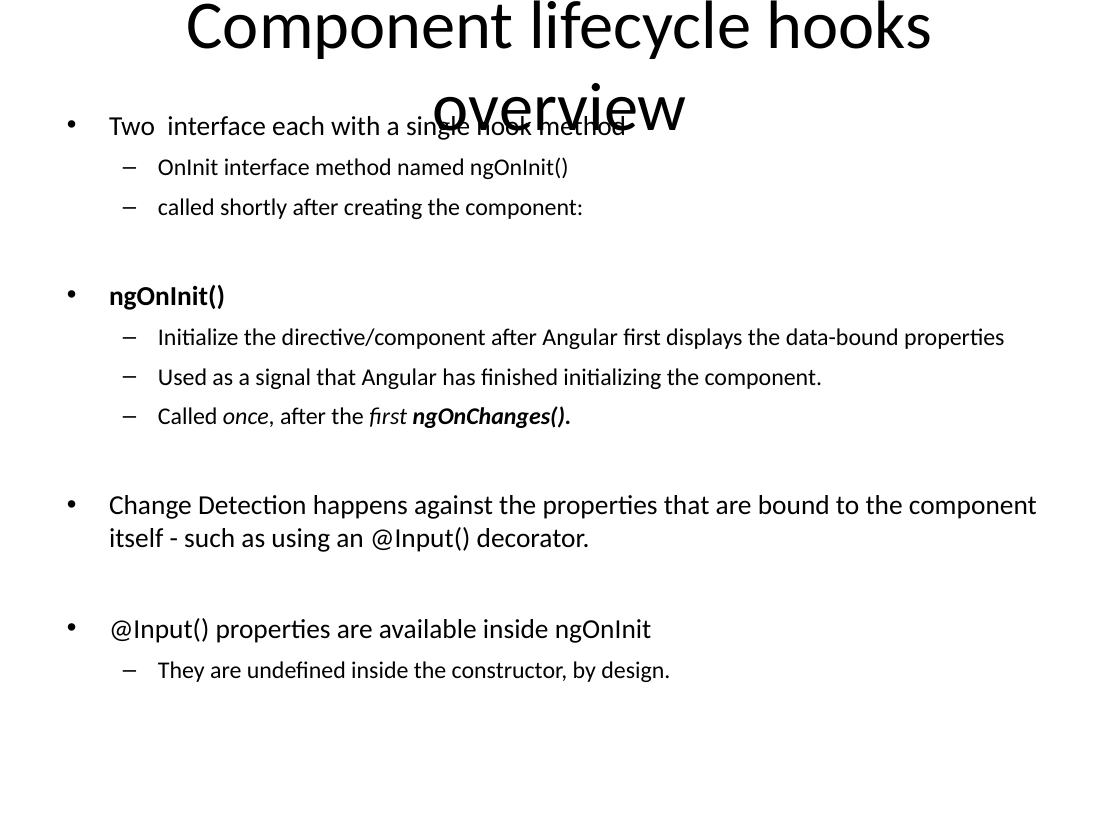
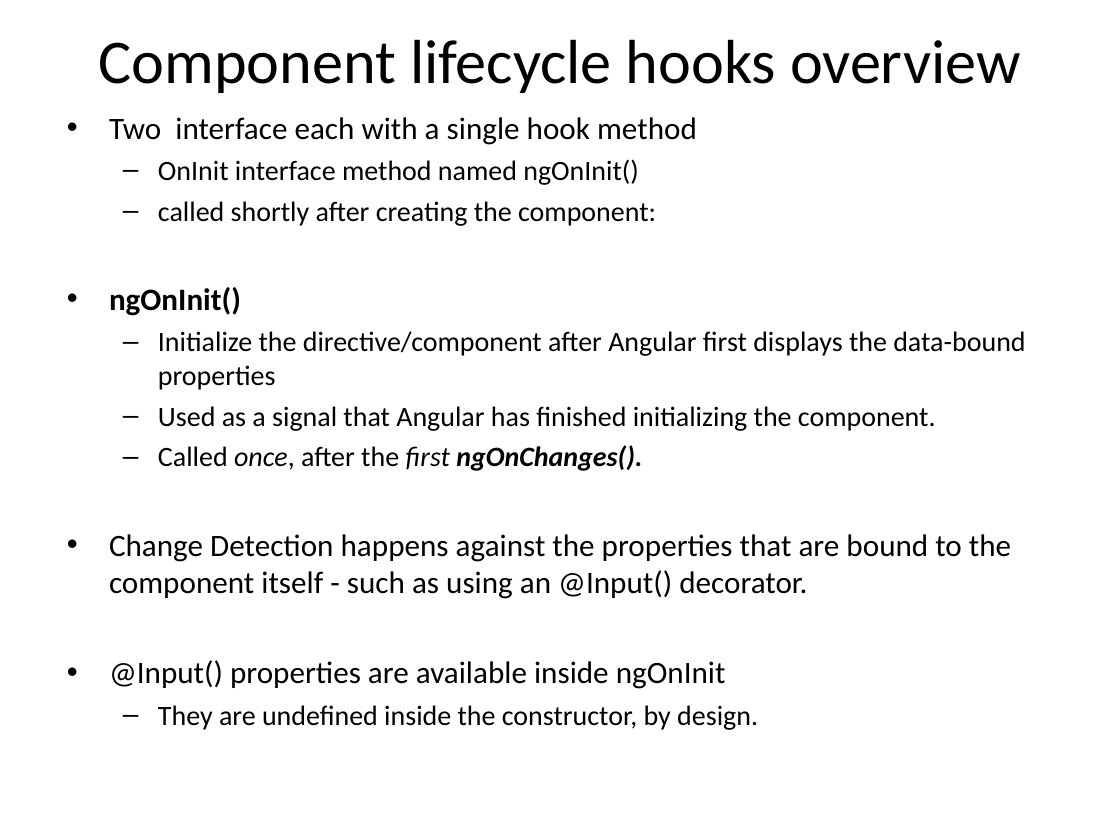
Before and after one commit to vishnumvn/AngularJS_Tut, a slide deck: slide 182 of Materials/Angular_Module01.ppt. Drawn at 1120x840 pixels with LibreOffice and Linux fonts; fonts in the diff are those of the drawing. Boxes give left, top, right and bottom in pixels: in the first picture for what was removed or moved away, otherwise in the second. Text is boxed around its words. In the diff, an @@ line names an element or a change of style, - is before the commit and + after.

```diff
--- a/Materials/Angular_Module01.ppt
+++ b/Materials/Angular_Module01.ppt
@@ title "Component lifecycle hooks overview": place and size @@
-title "Component lifecycle hooks overview" at box(186, 0, 932, 140)
+title "Component lifecycle hooks overview" at box(99, 39, 1020, 93)
@@ title "Component lifecycle hooks overview" at box(99, 39, 1020, 93): size 44 to 40 pt @@
@@ text "Two interface each with a ..." at box(109, 117, 1025, 730): size 17.6 to 20 pt in "Two interface each with a single hook ...", "ngOnInit()", "Change Detection happens against the properties that ...", "@Input() properties are available inside ngOnInit"; size 15.4 to 18 pt in "OnInit interface method named ngOnInit()", "called shortly after creating the component:", "Initialize the directive/component after Angular first displ ...", "Used as a signal that Angular has ..." and 2 more places; less space between paragraphs @@
```
Also in this commit, not shown: 37 other slides changed, 37 other files.
